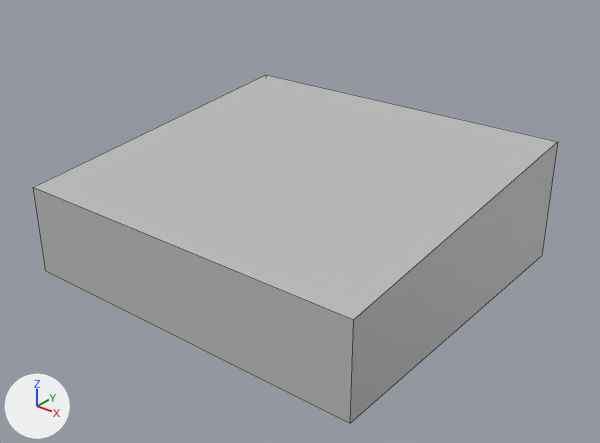
What one commit did to the FBX model Assets/Models/Casas varias/Casa_16.fbx.
Before and after are seen from a camera (50 mm lens) standing at (0.1441, -0.1791, 0.1158) and looking at (0.0045, -0.0046, 0.0076). The axes (+X, +Y, +Z) are drawn at lower left. The lights are the same throughout. The older version comes first. Mesh edges are drawn as thin lines. Where no turn or scale is listed for an object, it has been applied to the vertices.

The first picture shows 'Casa_16'.
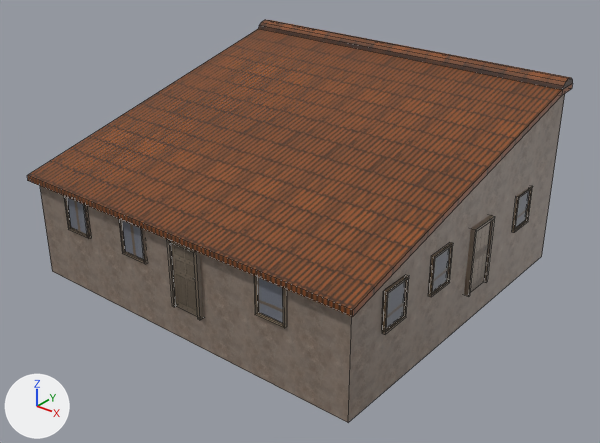
Commit message: Casas casi finales

Boxes (x1, y1, x2, y2) around the edits, measured in the pictures (600 x 443 px):
'Casa_16', reshaped, recoloured (16% taller)
    before: (33, 75, 558, 423)
    after: (27, 20, 573, 423)

The edits, one by one:
Picture 'Detalles_casas.tga' (img_detalles_casas_tga) is new.
Picture 'textura_tejados_exterior.tga' (img_textura_tejados_exterior_tga) is new.
Picture 'textura_pared_estuco.tga' (img_textura_pared_estuco_tga) is new.
Material 'Mat_Detalles_casas' (mat_mat_detalles_casas) is new.
Its texture is img_detalles_casas_tga.
Material 'Mat_tejados_exterior' (mat_mat_tejados_exterior) is new.
Its texture is img_textura_tejados_exterior_tga.
Material 'Mat_pared_estuco' (mat_mat_pared_estuco) is new.
Its texture is img_textura_pared_estuco_tga.
me_mesh is used by ob_casa_16; location (0.0, 0.0, 0.0).
me_mesh had 8 vertices, 5 faces and spanned x -0.0577..0.0577, y -0.0525..0.0525, z -0.01..0.0286.
me_mesh no longer uses material mat_lambert1 (grey #bcbcbc).
me_mesh now has 272 vertices, 201 faces and spans x -0.0574..0.0601, y -0.0551..0.0558, z -0.01..0.0496.
me_mesh part 1: the whole mesh is rebuilt.
me_mesh gains material mat_mat_tejados_exterior (picture img_textura_tejados_exterior_tga).
me_mesh gains material mat_mat_pared_estuco (picture img_textura_pared_estuco_tga).
me_mesh gains material mat_mat_detalles_casas (picture img_detalles_casas_tga).
